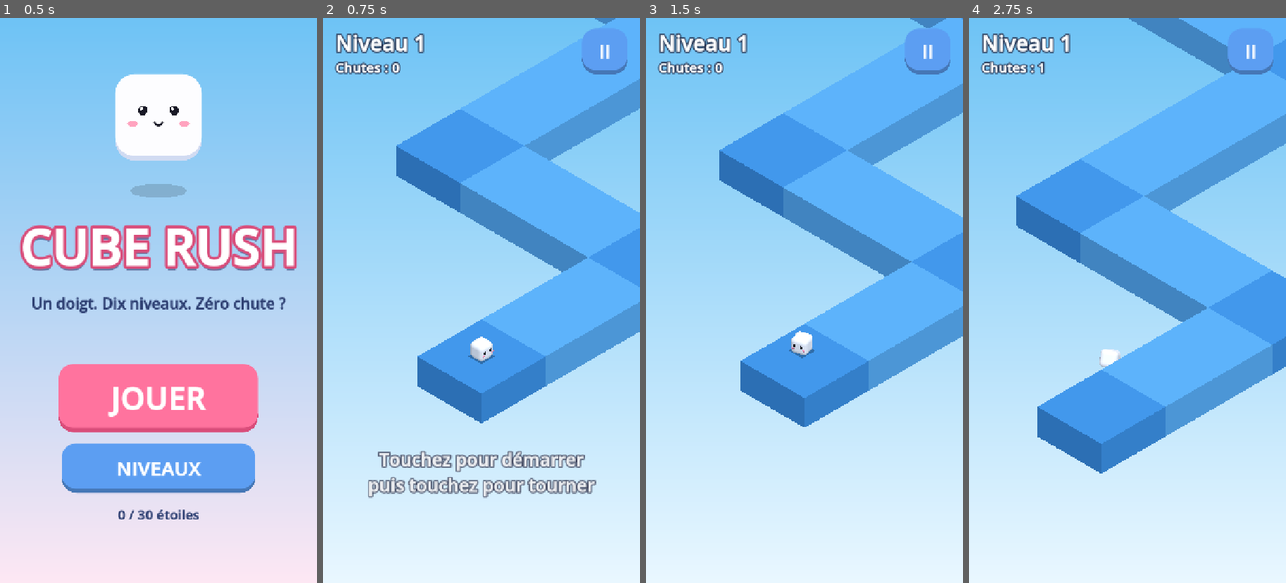
Above: before the commit, frames 1-4 (left to right).
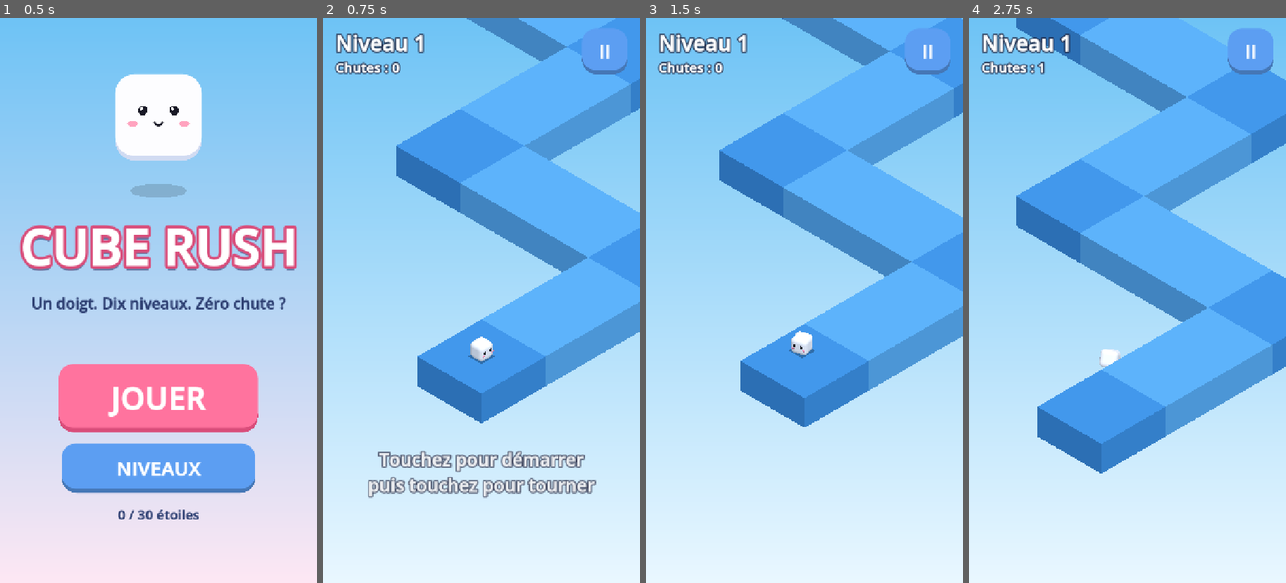
Above: after the commit, the same moments.

Repository: GreySeal12/cube-rush
Game: Godot game, scene res://scenes/main_menu.tscn
Two runs of this game, one before a commit and one after it. Both use one fixed random seed, a clock stepped at 60 frames per second and the inputs below.
Inputs (mouse positions are in pixels of both pictures, inside the frame that each line leads up to):
- Up to frame 1 (0.5 s): no input
- Up to frame 2 (0.75 s): click "JOUER" at 0.5 s
- Up to frame 3 (1.5 s): tap Enter at 1.25, 1.35 s; move the mouse to (874, 272) at 1.27 s; hold Up from 1.28 s (still down); click (874, 272) at 1.42 s
- Up to frame 4 (2.75 s): tap Space at 1.52, 2.27 s; move the mouse to (1064, 328) at 2.02 s; release Up at 2.03 s; tap Enter at 2.1 s; click (1064, 328) at 2.17 s

Frame 1 is identical in both runs. In frame 2, 1.8% of the frame differs, in the area x 45-100%, y 0-12%; in frame 3, 2.0%; in frame 4, 7.7%, in the area x 14-100%, y 0-21%.

Commit message:
Étape 5 : réglage de la difficulté, thèmes visuels, optimisation mobile
- Répartition régulière des mécaniques (jauges) : la « chance » de la config
  devient une proportion moyenne fiable, rythme lisible
- Dosage par niveau : la nouvelle mécanique domine son niveau d'introduction
- Volcan : lueur de lave pulsante + braises (2D, coût quasi nul)
- Mise à jour visuelle limitée aux éléments animés proches du cube
- Message « Touchez pour repartir » après une chute

Co-Authored-By: Claude Opus 5.5 <noreply@anthropic.com>
Claude-Session: https://claude.ai/code/session_01KSRq2ycu1yQX3yctGD4Kxj

Diff:
--- a/data/levels.json
+++ b/data/levels.json
@@ -45,7 +45,7 @@
       "id": 2, "name": "Petits sauts", "theme": "ciel", "seed": 2207,
       "speed": 3.7, "width": 3, "path_length": 70,
       "segment_min": 4, "segment_max": 7,
-      "gaps": { "chance": 0.35, "min": 1, "max": 1 },
+      "gaps": { "chance": 0.5, "min": 1, "max": 1 },
       "stars_max_deaths": [0, 3]
     },
     {
@@ -69,8 +69,8 @@
       "segment_min": 3, "segment_max": 6,
       "timing_margin": 0.25,
       "gaps": { "chance": 0.2, "min": 1, "max": 2 },
-      "crumble": { "chance": 0.4, "delay": 0.55 },
-      "moving": { "chance": 0.35, "length": 2, "away_time": 0.9, "travel_time": 0.5 },
+      "crumble": { "chance": 0.3, "delay": 0.55 },
+      "moving": { "chance": 0.3, "length": 2, "away_time": 0.9, "travel_time": 0.5 },
       "stars_max_deaths": [1, 5]
     },
     {
@@ -79,8 +79,8 @@
       "segment_min": 3, "segment_max": 6,
       "timing_margin": 0.25,
       "gaps": { "chance": 0.15, "min": 1, "max": 2 },
-      "moving": { "chance": 0.2, "length": 2, "away_time": 0.9, "travel_time": 0.5 },
-      "intermittent": { "chance": 0.35, "rows_min": 1, "rows_max": 2, "hidden_time": 0.9, "types": ["retract", "rotate"] },
+      "moving": { "chance": 0.12, "length": 2, "away_time": 0.9, "travel_time": 0.5 },
+      "intermittent": { "chance": 0.4, "rows_min": 1, "rows_max": 2, "hidden_time": 0.9, "types": ["retract", "rotate"] },
       "stars_max_deaths": [1, 5]
     },
     {
@@ -89,7 +89,7 @@
       "segment_min": 3, "segment_max": 6,
       "timing_margin": 0.22,
       "gaps": { "chance": 0.15, "min": 1, "max": 2 },
-      "intermittent": { "chance": 0.25, "rows_min": 1, "rows_max": 2, "hidden_time": 0.9, "types": ["rotate", "retract"] },
+      "intermittent": { "chance": 0.15, "rows_min": 1, "rows_max": 2, "hidden_time": 0.9, "types": ["rotate", "retract"] },
       "pillars": { "chance": 0.25 },
       "stars_max_deaths": [1, 5]
     },
@@ -99,8 +99,8 @@
       "segment_min": 3, "segment_max": 6,
       "timing_margin": 0.2,
       "gaps": { "chance": 0.15, "min": 2, "max": 2 },
-      "intermittent": { "chance": 0.15, "rows_min": 1, "rows_max": 2, "hidden_time": 0.9, "types": ["rotate", "retract"] },
-      "pillars": { "chance": 0.15 },
+      "intermittent": { "chance": 0.1, "rows_min": 1, "rows_max": 2, "hidden_time": 0.9, "types": ["rotate", "retract"] },
+      "pillars": { "chance": 0.1 },
       "spikes": { "row_chance": 0.3, "static_chance": 0.2, "up_time": 0.8 },
       "stars_max_deaths": [2, 6]
     },
@@ -122,7 +122,7 @@
       "speed": 5.8, "width": 3, "path_length": 125,
       "segment_min": 1, "segment_max": 5,
       "timing_margin": 0.15,
-      "gaps": { "chance": 0.15, "min": 2, "max": 3 },
+      "gaps": { "chance": 0.2, "min": 2, "max": 3 },
       "crumble": { "chance": 0.5, "delay": 0.45 },
       "moving": { "chance": 0.15, "length": 3, "away_time": 0.8, "travel_time": 0.45 },
       "intermittent": { "chance": 0.12, "rows_min": 1, "rows_max": 2, "hidden_time": 0.8, "types": ["retract", "rotate"] },
--- a/scripts/game/game.gd
+++ b/scripts/game/game.gd
@@ -25,6 +25,8 @@
 var crown: Crown
 var deaths := 0
 
+var _lava_glow: TextureRect
+var _time := 0.0
 var _accumulator := 0.0
 var _restart_timer := -1.0
 var _finished := false
@@ -62,6 +64,9 @@
 	background.texture = UiStyle.gradient_texture(
 		theme.get("bg_top", Color.SKY_BLUE), theme.get("bg_bottom", Color.WHITE))
 
+	if theme.get("lava", false):
+		_add_lava(theme.get("lava_color", Color.ORANGE_RED))
+
 	# Lumière unique, sans ombre : le dessus des blocs est le plus clair,
 	# les deux faces visibles ont chacune leur teinte (effet isométrique).
 	$Sun.look_at_from_position(Vector3(-1, 4, 2), Vector3.ZERO)
@@ -69,7 +74,50 @@
 	env.ambient_light_color = theme.get("ambient", Color(0.75, 0.8, 0.9))
 
 
+## Volcan : une lueur de lave qui pulse en bas de l'écran et des braises qui
+## montent. Tout est dessiné en 2D dans le fond : presque gratuit pour le GPU.
+func _add_lava(lava: Color) -> void:
+	var layer := $Background as CanvasLayer
+	_lava_glow = TextureRect.new()
+	var transparent := lava
+	transparent.a = 0.0
+	_lava_glow.texture = UiStyle.gradient_texture(transparent, lava)
+	_lava_glow.expand_mode = TextureRect.EXPAND_IGNORE_SIZE
+	_lava_glow.stretch_mode = TextureRect.STRETCH_SCALE
+	_lava_glow.mouse_filter = Control.MOUSE_FILTER_IGNORE
+	_lava_glow.anchor_left = 0.0
+	_lava_glow.anchor_right = 1.0
+	_lava_glow.anchor_top = 0.55
+	_lava_glow.anchor_bottom = 1.0
+	layer.add_child(_lava_glow)
+
+	var embers := CPUParticles2D.new()
+	embers.amount = 24
+	embers.lifetime = 4.0
+	embers.preprocess = 4.0
+	embers.emission_shape = CPUParticles2D.EMISSION_SHAPE_RECTANGLE
+	var view := get_viewport().get_visible_rect().size
+	embers.position = Vector2(view.x * 0.5, view.y + 20.0)
+	embers.emission_rect_extents = Vector2(view.x * 0.55, 10.0)
+	embers.direction = Vector2(0, -1)
+	embers.spread = 15.0
+	embers.gravity = Vector2.ZERO
+	embers.initial_velocity_min = 80.0
+	embers.initial_velocity_max = 180.0
+	embers.scale_amount_min = 3.0
+	embers.scale_amount_max = 7.0
+	embers.color = lava.lightened(0.3)
+	var fade := Gradient.new()
+	fade.set_color(0, Color(1, 1, 1, 1))
+	fade.set_color(1, Color(1, 1, 1, 0))
+	embers.color_ramp = fade
+	layer.add_child(embers)
+
+
 func _process(delta: float) -> void:
+	_time += delta
+	if _lava_glow != null:
+		_lava_glow.modulate.a = 0.75 + 0.25 * sin(_time * 1.7)
 	if _finished:
 		player.sync_with(motor, delta)
 		return
@@ -88,7 +136,7 @@
 			_accumulator -= PlayerMotor.STEP
 			_on_step_events()
 
-	level.update_visuals(motor.t)
+	level.update_visuals(motor.t, motor.pos)
 	player.sync_with(motor, delta)
 	if motor.state != PlayerMotor.State.DEAD:
 		camera.follow(motor.pos, delta)
@@ -147,7 +195,7 @@
 	player.reset_visual(motor)
 	camera.snap_to(motor.pos)
 	level.update_visuals(0.0)
-	hud.show_hint(true)
+	hud.show_hint(true, "Touchez pour repartir")
 
 
 func _on_win() -> void:
--- a/scripts/level/level_data.gd
+++ b/scripts/level/level_data.gd
@@ -54,17 +54,33 @@
 
 
 var _animated: Array[PlatformBase] = []
+var _animated_progress: PackedFloat32Array = []
 var _animated_ready := false
 
+## Seuls les éléments animés situés dans cette fenêtre de progression autour
+## du cube (en cases, derrière / devant) sont mis à jour chaque image.
+const VISUAL_BEHIND := 12.0
+const VISUAL_AHEAD := 40.0
 
-func update_visuals(t: float) -> void:
+
+## Met à jour l'affichage des éléments animés. Si `around` est fourni (position
+## du cube), on ignore les éléments trop loin (hors écran) : économie de CPU.
+func update_visuals(t: float, around: Variant = null) -> void:
 	if not _animated_ready:
 		for p in platforms + obstacles:
 			if p.is_animated():
 				_animated.append(p)
+				_animated_progress.append(progress_of(p.rect.get_center()))
 		_animated_ready = true
-	for p in _animated:
-		p.update_visual(t)
+	var focus := 0.0
+	if around != null:
+		focus = progress_of(Vector2(around.x, around.z))
+	for i in _animated.size():
+		if around != null:
+			var d := _animated_progress[i] - focus
+			if d < -VISUAL_BEHIND or d > VISUAL_AHEAD:
+				continue
+		_animated[i].update_visual(t)
 
 
 ## Distance « de Manhattan » parcourue depuis le départ pour atteindre p.
--- a/scripts/level/level_generator.gd
+++ b/scripts/level/level_generator.gd
@@ -58,13 +58,14 @@
 	var dir := DIR_X
 	var total := 0
 	var seg_index := 0
+	var gauges := {}
 	while true:
 		var length := rng.randi_range(seg_min, seg_max)
 		var feature := {"type": "none"}
 		if seg_index == 0:
 			length = maxi(length, 3)  # ligne droite d'élan, sans difficulté
 		else:
-			feature = _choose_feature(cfg, rng)
+			feature = _choose_feature(cfg, rng, gauges)
 			length = maxi(length, _feature_min_length(feature))
 		_build_segment(data, block, dir, length, feature, rng)
 		total += length + w
@@ -124,27 +125,38 @@
 # Particularités des segments
 # ---------------------------------------------------------------------------
 
-## Tire au sort la particularité d'un segment selon les probabilités de la
-## configuration. Les mécaniques absentes de la config ne sont jamais tirées.
-static func _choose_feature(cfg: Dictionary, rng: RandomNumberGenerator) -> Dictionary:
+## Choisit la particularité d'un segment.
+##
+## Plutôt qu'un tirage indépendant à chaque segment (qui peut donner 0 trou
+## dans un niveau à « 50 % de trous »), chaque mécanique remplit une jauge de
+## `chance` (± 40 % d'aléa) à chaque segment ; quand une jauge dépasse 1, la
+## particularité apparaît et la jauge redescend. Résultat : la proportion
+## moyenne de segments concernés est bien `chance`, avec un rythme régulier
+## mais pas mécanique. Les mécaniques absentes de la config n'apparaissent jamais.
+static func _choose_feature(cfg: Dictionary, rng: RandomNumberGenerator, gauges: Dictionary) -> Dictionary:
 	var gaps: Dictionary = cfg.get("gaps", {})
 	var moving: Dictionary = cfg.get("moving", {})
 	var inter: Dictionary = cfg.get("intermittent", {})
 	var spikes: Dictionary = cfg.get("spikes", {})
-	var chances := [
-		["gap", float(gaps.get("chance", 0.0))],
-		["moving", float(moving.get("chance", 0.0))],
-		["intermittent", float(inter.get("chance", 0.0))],
-		["spikes", float(spikes.get("row_chance", 0.0))],
-	]
-	var roll := rng.randf()
-	var acc := 0.0
+	var chances := {
+		"gap": float(gaps.get("chance", 0.0)),
+		"moving": float(moving.get("chance", 0.0)),
+		"intermittent": float(inter.get("chance", 0.0)),
+		"spikes": float(spikes.get("row_chance", 0.0)),
+	}
 	var chosen := "none"
-	for entry in chances:
-		acc += entry[1]
-		if roll < acc:
-			chosen = entry[0]
-			break
+	var best := 1.0
+	for type in chances:
+		if chances[type] <= 0.0:
+			continue
+		if not gauges.has(type):
+			gauges[type] = rng.randf()  # départ décalé : pas tous au même segment
+		gauges[type] += chances[type] * rng.randf_range(0.6, 1.4)
+		if gauges[type] >= best:
+			best = gauges[type]
+			chosen = type
+	if chosen != "none":
+		gauges[chosen] -= 1.0
 	match chosen:
 		"gap":
 			return {"type": "gap", "size": rng.randi_range(int(gaps.get("min", 1)), int(gaps.get("max", 1)))}
--- a/scripts/ui/hud.gd
+++ b/scripts/ui/hud.gd
@@ -41,7 +41,9 @@
 	deaths_label.text = "Chutes : %d" % n
 
 
-func show_hint(on: bool) -> void:
+func show_hint(on: bool, text: String = "") -> void:
+	if text != "":
+		hint.text = text
 	hint.visible = on
 	_hint_time = 0.0
 
